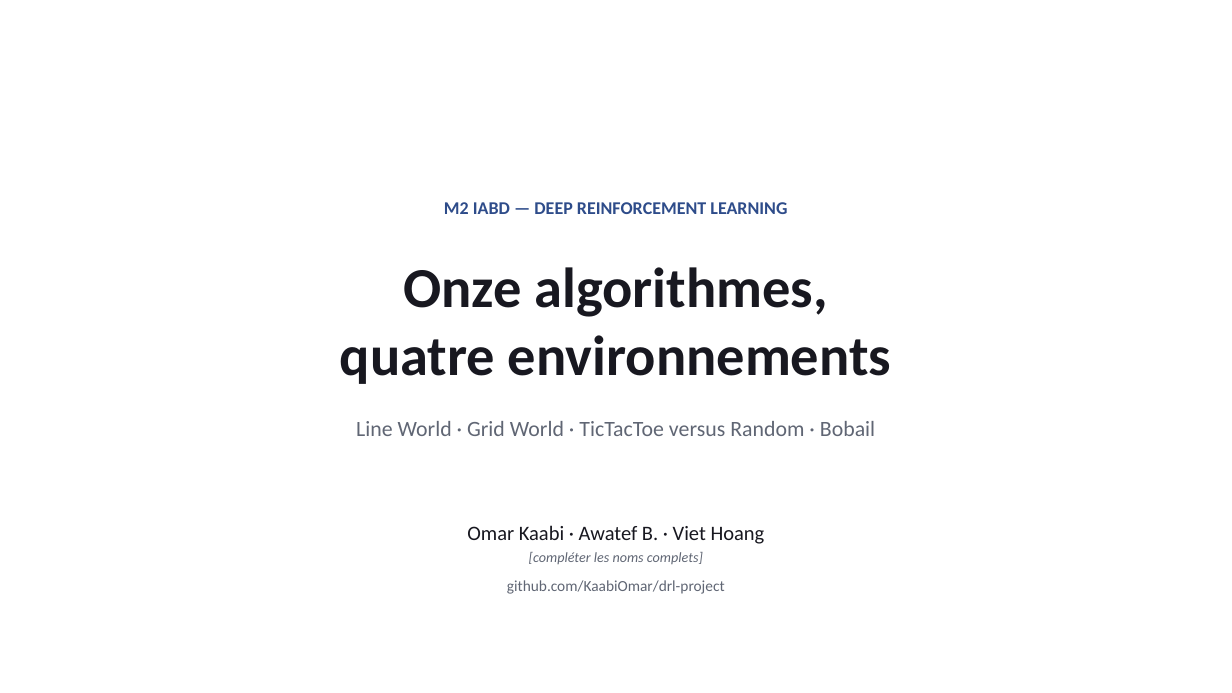
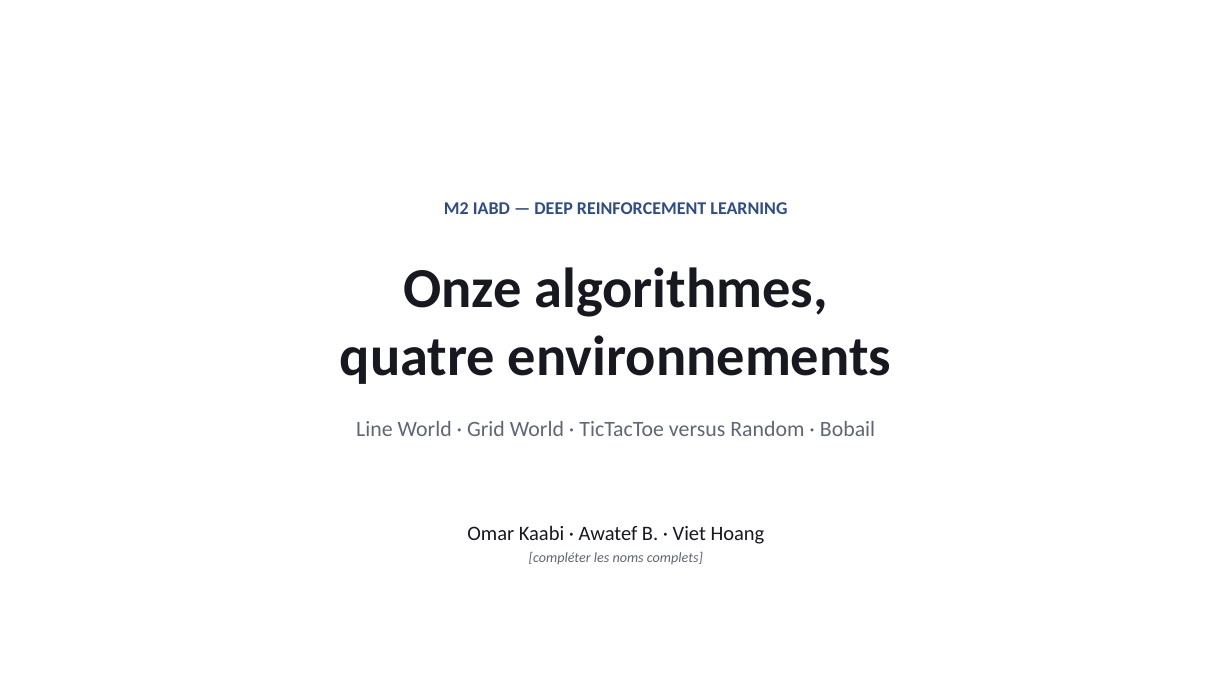
Before and after one commit to KaabiOmar/drl-project, a slide deck: slide 1 of Soutenance_DRL.pptx. Drawn at 1232x693 pixels with LibreOffice and Linux fonts; fonts in the diff are those of the drawing. Boxes give left, top, right and bottom in pixels: in the first picture for what was removed or moved away, otherwise in the second. Text is boxed around its words. In the diff, an @@ line names an element or a change of style, - is before the commit and + after.

```diff
--- a/Soutenance_DRL.pptx
+++ b/Soutenance_DRL.pptx
@@ text at bbox=[507, 580, 725, 594]: paragraph removed @@
-github.com/KaabiOmar/drl-project
```
Also in this commit, not shown: 1 other slide changed, 3 other files.
